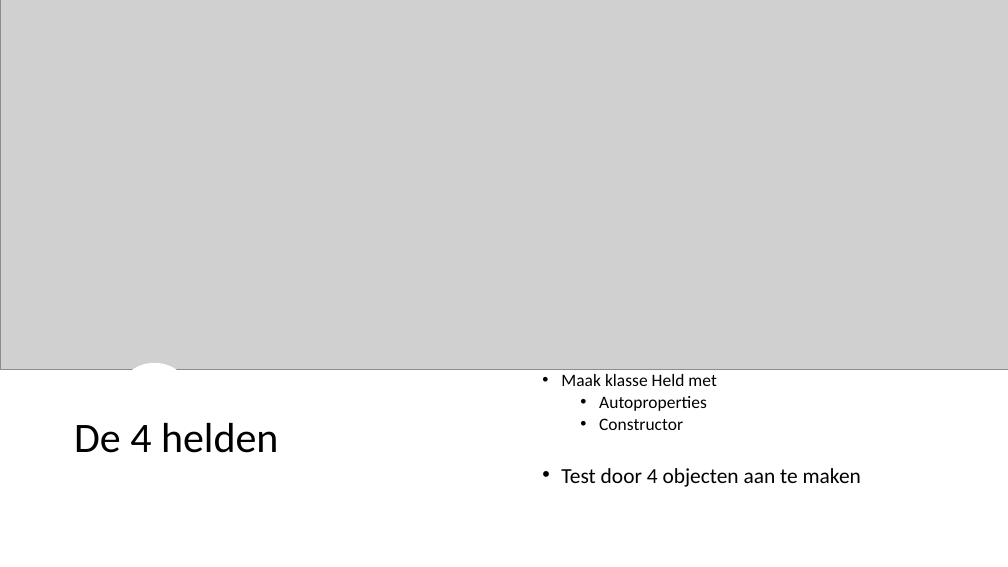
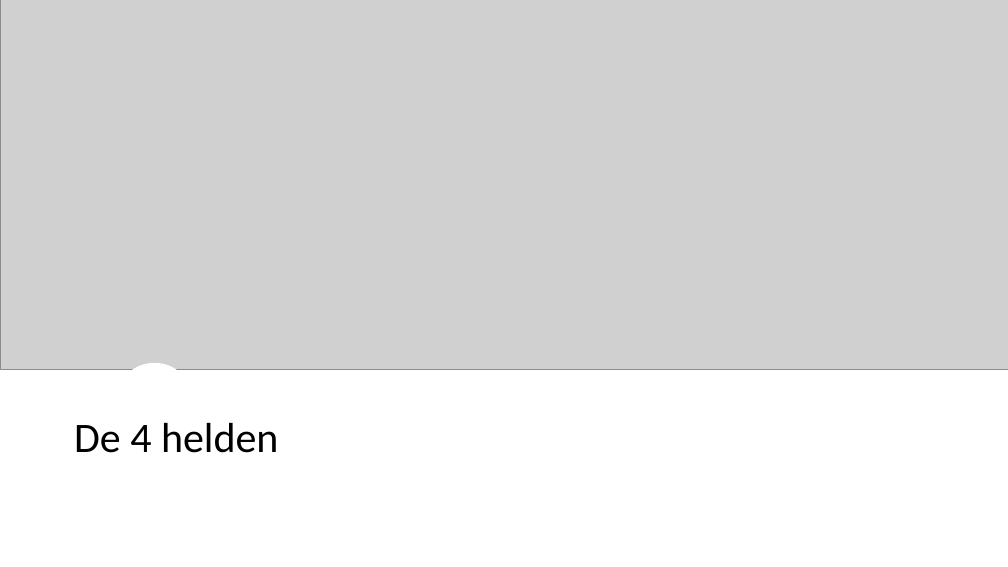
Before and after one commit to AP-IT-GH/HeroopQuest, a slide deck: slide 8 of slides/les1_heroopquest.pptx. Drawn at 1008x567 pixels with LibreOffice and Linux fonts; fonts in the diff are those of the drawing; grey boxes stand for pictures; background and template pictures are left out. Boxes give left, top, right and bottom in pixels: in the first picture for what was removed or moved away, otherwise in the second. Text is boxed around its words. In the diff, an @@ line names an element or a change of style, - is before the commit and + after.

```diff
--- a/slides/les1_heroopquest.pptx
+++ b/slides/les1_heroopquest.pptx
@@ text removed at (561, 374, 861, 487) @@
-• Maak klasse Held met
-  • Autoproperties
-  • Constructor
-• Test door 4 objecten aan te maken
```
Also in this commit, not shown: 1 slide added, 5 slides removed, 1 other file.
